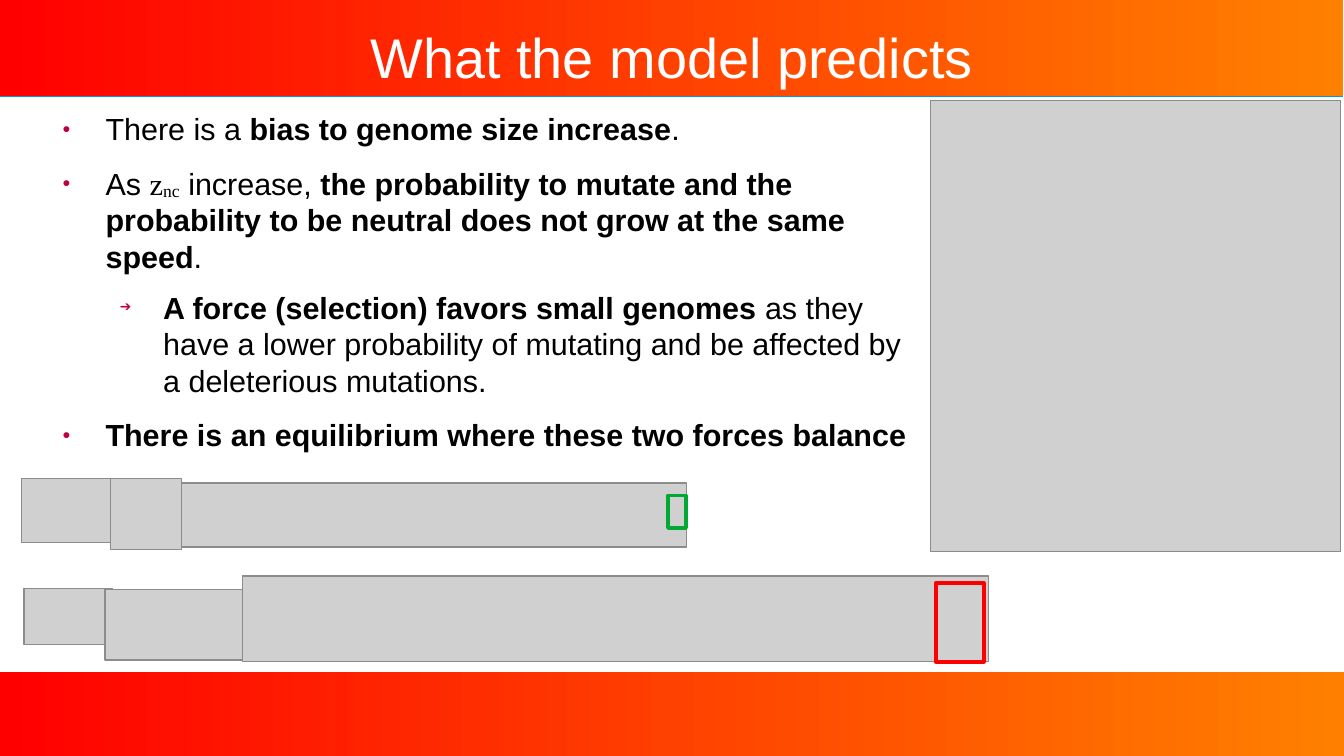
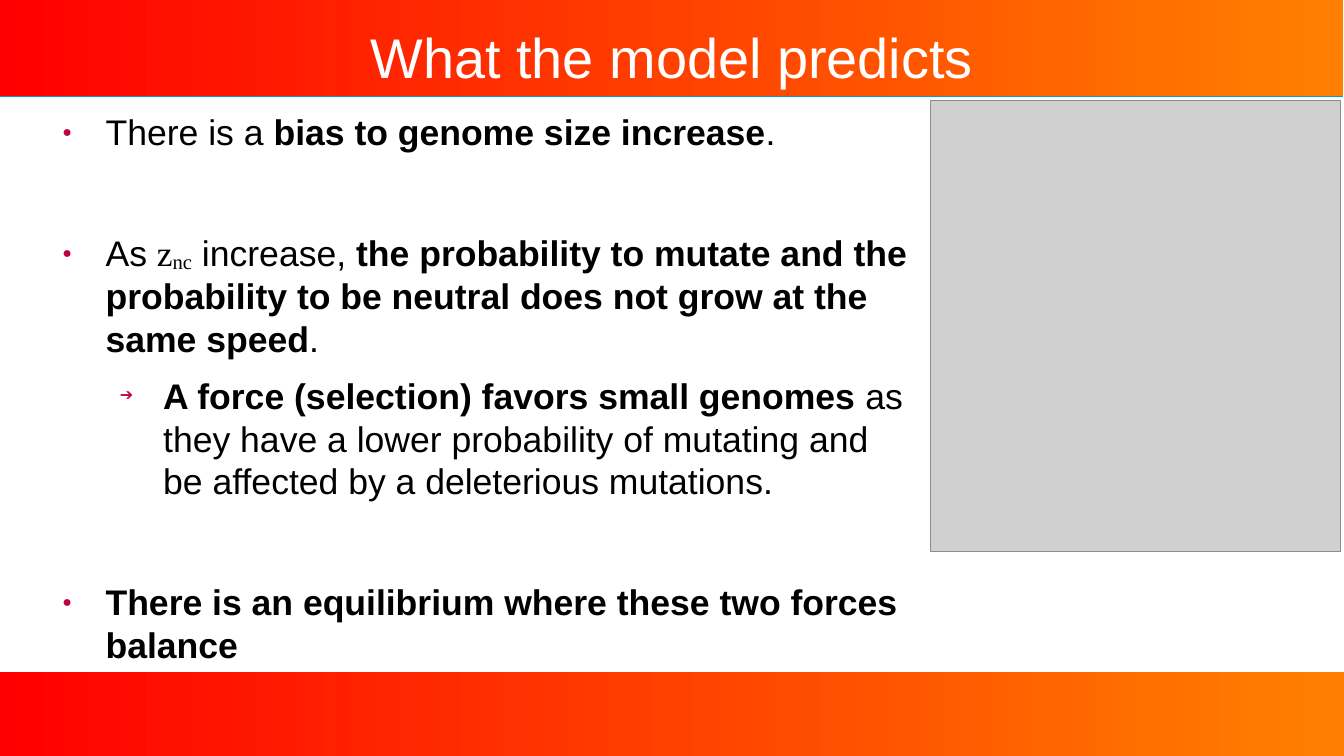
Before and after one commit to Jojobarbarr/AL_predict, a slide deck: slide 5 of talk.odp (slide 4 before the commit). Drawn at 1344x756 pixels with LibreOffice and Linux fonts; fonts in the diff are those of the drawing; grey boxes stand for pictures; background and template pictures are left out. Boxes give left, top, right and bottom in pixels: in the first picture for what was removed or moved away, otherwise in the second. Text is boxed around its words. In the diff, an @@ line names an element or a change of style, - is before the commit and + after.

```diff
--- a/talk.odp
+++ b/talk.odp
@@ text "There is a bias to ..." at box(106, 119, 907, 659): size 18 to 21 pt @@
@@ picture removed at box(22, 479, 117, 543) @@
@@ picture removed at box(111, 479, 182, 550) @@
@@ picture removed at box(182, 483, 687, 546) @@
@@ rectangle removed at box(668, 495, 687, 528) @@
@@ picture removed at box(24, 589, 113, 645) @@
@@ picture removed at box(105, 590, 243, 661) @@
@@ picture removed at box(243, 576, 989, 661) @@
@@ rectangle removed at box(937, 583, 985, 661) @@
```
Also in this commit, not shown: 6 other slides changed, 11 slides added, 2 slides removed, 8 other files.
